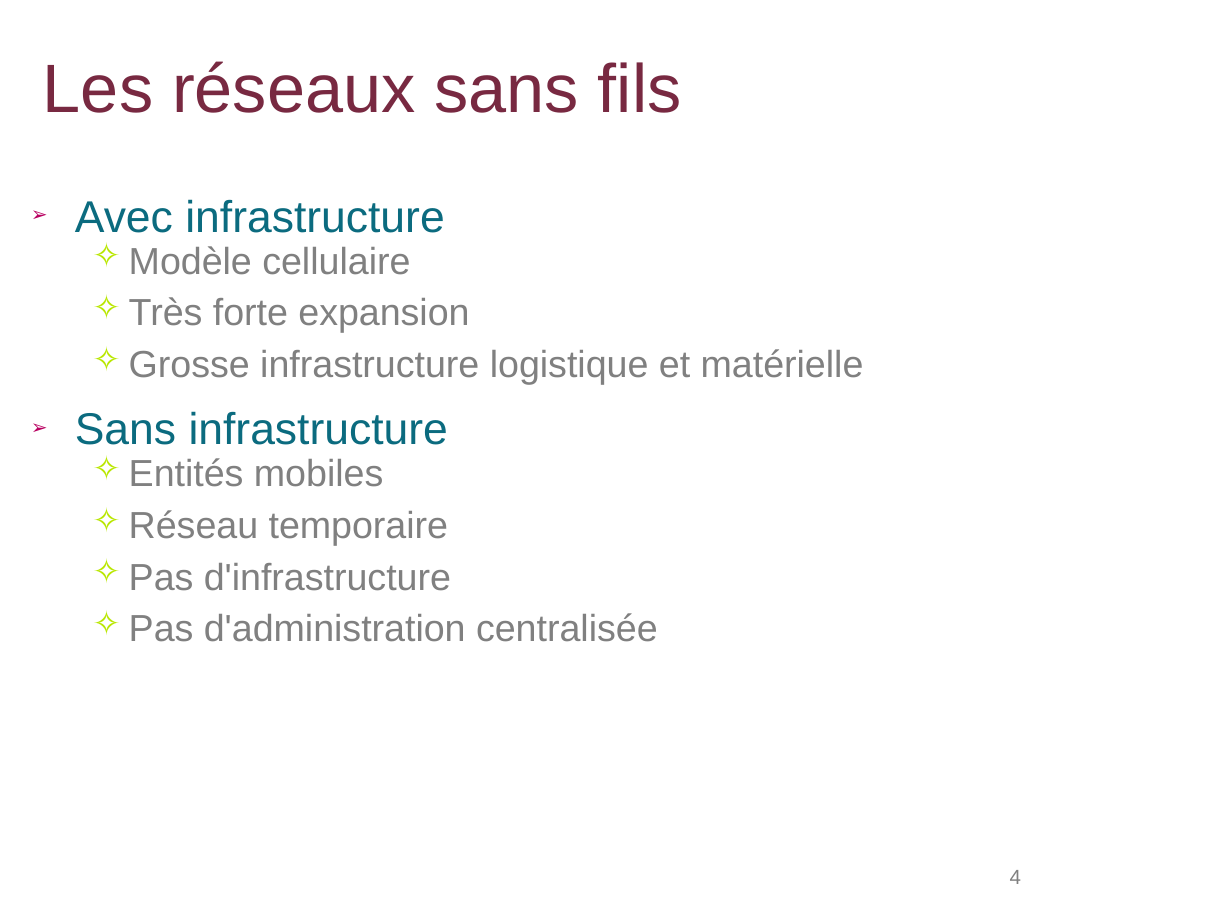
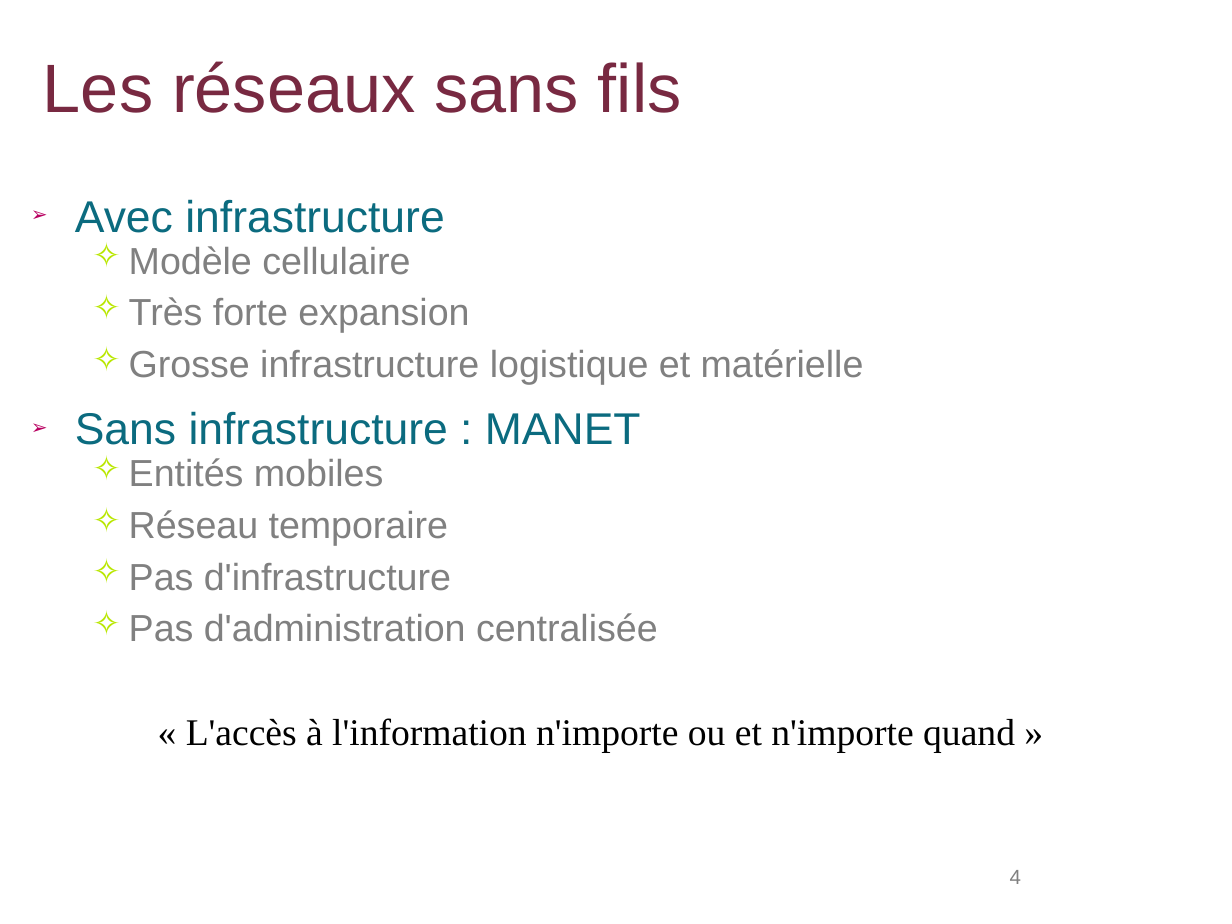
Before and after one commit to lbarbisan/adhoc, a slide deck: slide 4 of work/les_routages_adhoc.odp. Drawn at 1232x924 pixels with LibreOffice and Linux fonts; fonts in the diff are those of the drawing; background and template pictures are left out. Boxes give left, top, right and bottom in pixels: in the first picture for what was removed or moved away, otherwise in the second. Text is boxed around its words. In the diff, an @@ line names an element or a change of style, - is before the commit and + after.

```diff
--- a/work/les_routages_adhoc.odp
+++ b/work/les_routages_adhoc.odp
@@ text at (75, 411, 641, 445): text changed @@
-➢ Sans infrastructure
+➢ Sans infrastructure : MANET
@@ text added at (186, 718, 1015, 753), 22 pt, text #000000 @@
+« L'accès à l'information n'importe ou et n'importe quand »
```
Also in this commit, not shown: 16 other slides changed, 1 slide removed.
